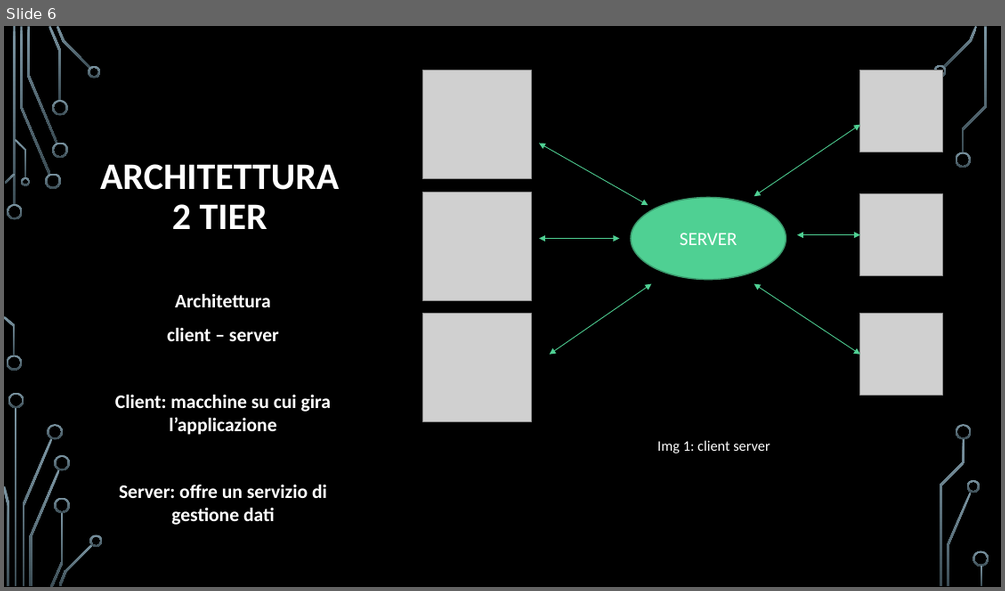
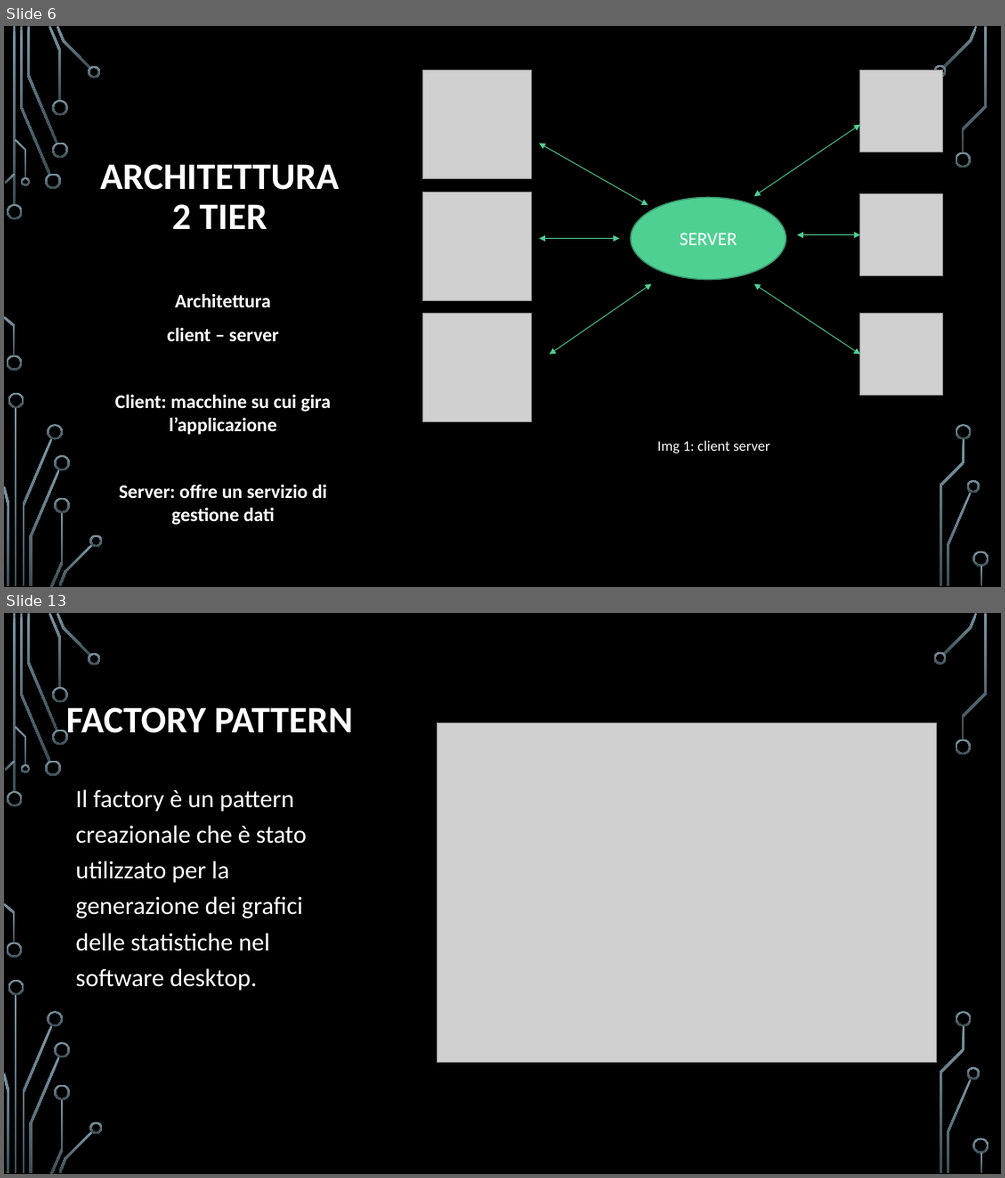
Before and after one commit to GiulianoVan/Progetto_Ingegneria, a slide deck: Documentazione/Presentazione Ingegneria/Progetto Ingegneria del Software 2017.pptx. Shown one above the other, each under a label of ours: slide 6 before the commit, slides 6 and 13 after it; the slides between them are not shown. The pictures are 1005x591 and 1005x1178 pixels, drawn with LibreOffice and Linux fonts; fonts in the diff are those of the drawing; grey boxes stand for pictures; background and template pictures are left out. Boxes give left, top, right and bottom in pixels: in the first picture for what was removed or moved away, otherwise in the second. Text is boxed around its words. In the diff, an @@ line names an element or a change of style, - is before the commit and + after.

```diff
--- a/Documentazione/Presentazione Ingegneria/Progetto Ingegneria del Software 2017.pptx
+++ b/Documentazione/Presentazione Ingegneria/Progetto Ingegneria del Software 2017.pptx
@@ slide 13 added at [4,613,1001,1174], background picture (left out); not listed: 36 template elements that a slide beside it also shows @@
@@ title added at [66,707,352,741], 36 pt, text #FFFFFF, bold @@
+FACTORY PATTERN
@@ picture added at [437,723,938,1062] @@
@@ text added at [76,789,307,990], 24 pt, text #FFFFFF @@
+Il factory è un pattern creazionale che è stato utilizzato per la generazione dei grafici delle statistiche nel software desktop.
```
Also in this commit, not shown: 6 slides changed, 4 other slides added, 2 slides removed, 6 other files.
